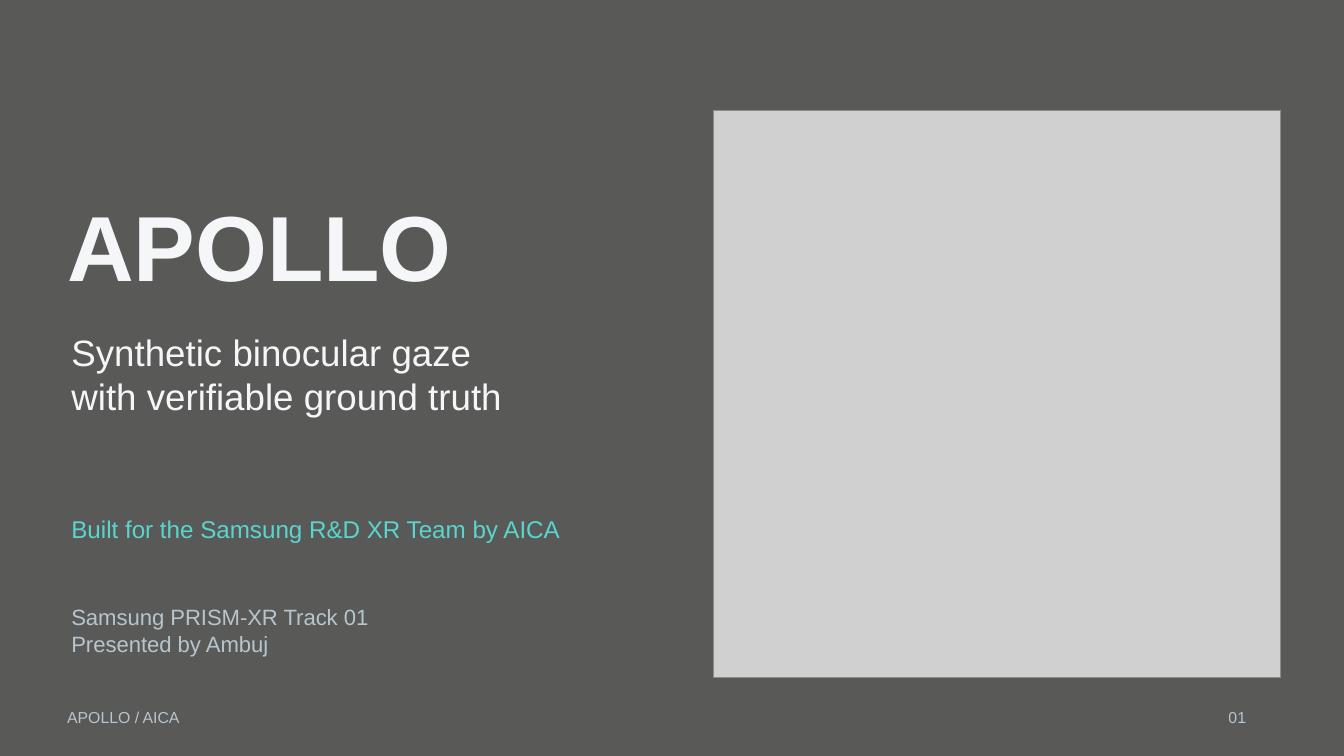
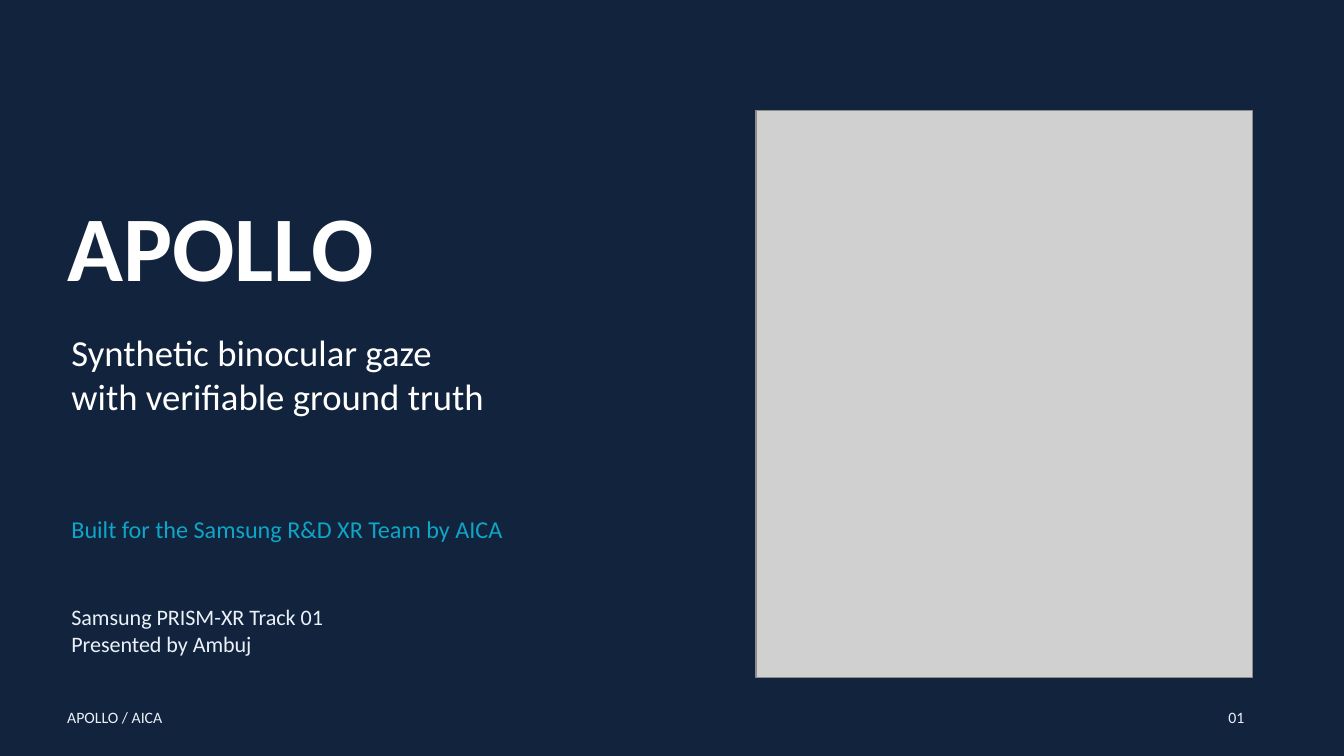
Before and after one commit to Eldo-John-Giby/Apollo, a slide deck: slide 1 of Apollo_SamsungXR_Presentation.pptx. Drawn at 1344x756 pixels with LibreOffice and Linux fonts; fonts in the diff are those of the drawing; grey boxes stand for pictures. Boxes give left, top, right and bottom in pixels: in the first picture for what was removed or moved away, otherwise in the second. Text is boxed around its words. In the diff, an @@ line names an element or a change of style, - is before the commit and + after.

Commit message:
docs: restore original slide theme and render full-head cover GIF

```diff
--- a/Apollo_SamsungXR_Presentation.pptx
+++ b/Apollo_SamsungXR_Presentation.pptx
@@ background #595958 to #12233D @@
@@ picture resized from (x1=714, y1=110, x2=1280, y2=677) to (x1=756, y1=110, x2=1253, y2=677) @@
@@ text "APOLLO" at (x1=67, y1=220, x2=373, y2=282): font Arial to Calibri, text colour #F4F6F7 to #FFFFFF @@
@@ text "Synthetic binocular gaze" at (x1=71, y1=340, x2=484, y2=417): font Arial to Calibri, text colour #F4F6F7 to #FFFFFF @@
@@ text "Built for the Samsung R&D ..." at (x1=71, y1=521, x2=502, y2=542): font Arial to Calibri, text colour #59D5CE to #0EA5C6 @@
@@ font Arial to Calibri, text colour #B7C5CC to #EAF1F8 in 3 elements at (x1=67, y1=712, x2=163, y2=723), (x1=1228, y1=712, x2=1244, y2=723), (x1=71, y1=609, x2=323, y2=656) @@
```
Also in this commit, not shown: 13 other slides changed.
